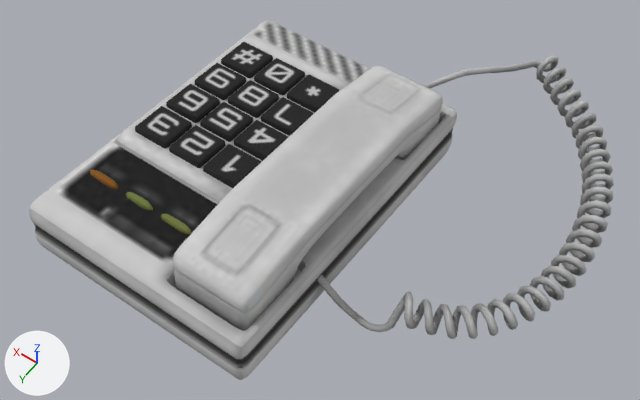
One commit to the glTF model models/telephone.glb: the scene before it, then after it.
One viewpoint serves both versions: a 50 mm camera at (-2.49, 2.76, 4.77) aimed at (-0.42, -0.14, 0.22). The lights are fixed; the arrows at lower left show +X, +Y and +Z. The older version comes first. Where no turn or scale is listed for an object, it has been applied to the vertices.

In view in the first picture: 'Cable_Phone_0', 'Lights_Phone_0', 'Numbers_Phone_0', 'PhoneBody_Phone_0', 'receiver_Phone_0'.
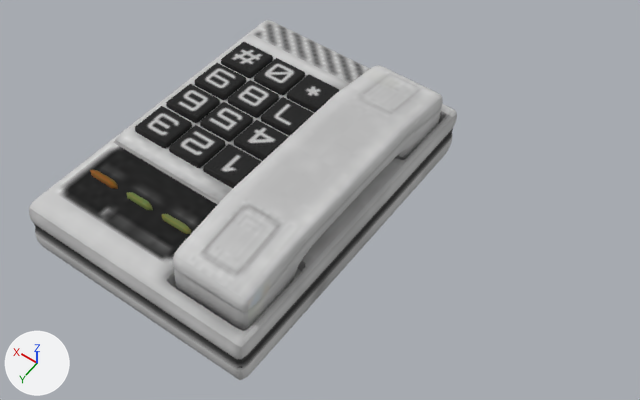
Edits to the bpy script that builds the scene:
```text
Remove ob_cable_phone_0:
    ob_cable_phone_0 = bpy.data.objects.new('Cable_Phone_0', me_cable_phone_0)
    ob_cable_phone_0.location = (0.0, 0.0, 0.0)
```

Location of each change, [x1, y1, x2, y2] in pixels of the pictures (640 x 400 px):
'Cable_Phone_0', deleted: before [317, 55, 614, 339]
